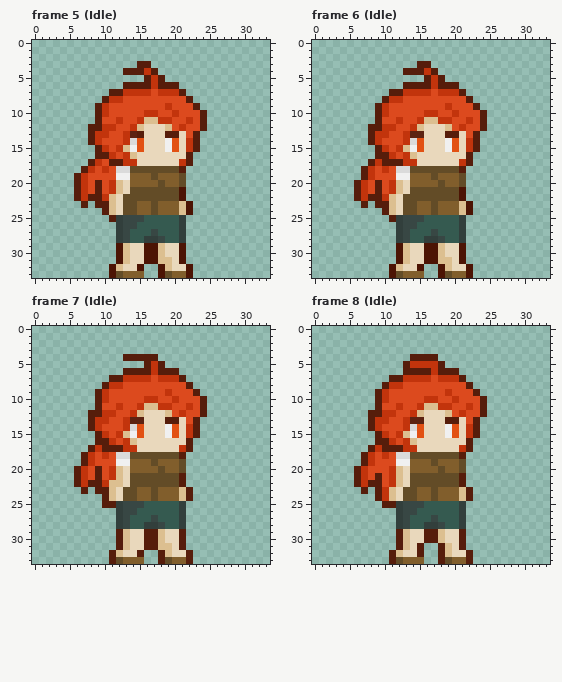
Pixel-art file -- Sprites/MC/MCv2.aseprite. Above is the file before it was changed.
34x34 pixels, 33 frames. Shown: frame 5 (Idle), frame 6 (Idle), frame 7 (Idle), frame 8 (Idle). The commit also changed other frames, which this record leaves out.
Once edited:
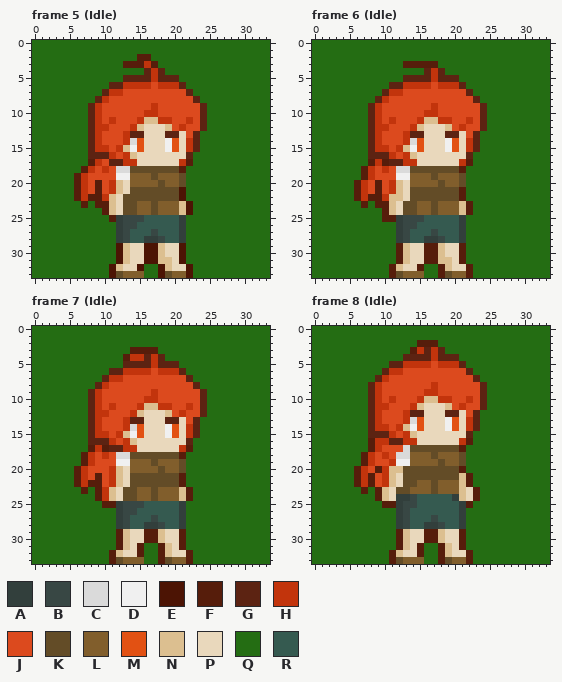
Palette (. is transparent): A #323f3c  B #384744  C #dadada  D #f0f0f0  E #4c1404  F #561d0b  G #5c2312  H #c2340c  J #dc4a1e  K #634c27  L #815e2c  M #e25113  N #dcbf90  P #e9d8bc  Q #246d13  R #355a50
The exact change:
layer "Background" now shown
Changed rows in their new state; - is an unchanged pixel.
Frame 5 (Idle), layers "body", "Background":
first column x 0:
 0 QQQQQQQQQQQQQQQQQQQQQQQQQQQQQQQQQQ
 1 QQQQQQQQQQQQQQQQQQQQQQQQQQQQQQQQQQ
 2 QQQQQQQQQQQQQQQFFQQQQQQQQQQQQQQQQQ
 3 QQQQQQQQQQQQQFF-HFQQQQQQQQQQQQQQQQ
 4 QQQQQQQQQQQQQQQQGHGQQQQQQQQQQQQQQQ
 5 QQQQQQQQQQQQQGGGG-GGGQQQQQQQQQQQQQ
 6 QQQQQQQQQQQGGHHHHJHHHGQQQQQQQQQQQQ
 7 QQQQQQQQQQGHHJJJJ-JJJJGQQQQQQQQQQQ
 8 QQQQQQQQQGHJJ---------JGQQQQQQQQQQ
 9 QQQQQQQQGHJ------H-J---JGQQQQQQQQQ
10 QQQQQQQQGHJ---------J---GQQQQQQQQQ
11 QQQQQQQQGH-HJ-----------GQQQQQQQQQ
12 QQQQQQQQGH-J------------GQQQQQQQQQ
13 QQQQQQQQG-J----G---GG--GQQQQQQQQQQ
14 QQQQQQQQG--------------GQQQQQQQQQQ
15 QQQQQQQQGH-------------GQQQQQQQQQQ
16 QQQQQQQQGGG-----------GQQQQQQQQQQQ
17 QQQQQQQQ---GG----------QQQQQQQQQQQ
18 QQQQQQQ---------------QQQQQQQQQQQQ
19 QQQQQQ----------------QQQQQQQQQQQQ
20 QQQQQQ----------------QQQQQQQQQQQQ
21 QQQQQQ----------------QQQQQQQQQQQQ
22 QQQQQQ----------------QQQQQQQQQQQQ
23 QQQQQQQ-Q--------------QQQQQQQQQQQ
24 QQQQQQQQQQ-------------QQQQQQQQQQQ
25 QQQQQQQQQQQ-----------QQQQQQQQQQQQ
26 QQQQQQQQQQQQ----------QQQQQQQQQQQQ
27 QQQQQQQQQQQQ----------QQQQQQQQQQQQ
28 QQQQQQQQQQQQ----------QQQQQQQQQQQQ
29 QQQQQQQQQQQQ----------QQQQQQQQQQQQ
30 QQQQQQQQQQQQ----------QQQQQQQQQQQQ
31 QQQQQQQQQQQQ----------QQQQQQQQQQQQ
32 QQQQQQQQQQQ-----QQ-----QQQQQQQQQQQ
33 QQQQQQQQQQQ-----QQ-----QQQQQQQQQQQ
Frame 6 (Idle), layers "body", "Background":
first column x 0:
 0 QQQQQQQQQQQQQQQQQQQQQQQQQQQQQQQQQQ
 1 QQQQQQQQQQQQQQQQQQQQQQQQQQQQQQQQQQ
 2 QQQQQQQQQQQQQQQQQQQQQQQQQQQQQQQQQQ
 3 QQQQQQQQQQQQQFF--FQQQQQQQQQQQQQQQQ
 4 QQQQQQQQQQQQQQQQGHGQQQQQQQQQQQQQQQ
 5 QQQQQQQQQQQQQGGGG-GGGQQQQQQQQQQQQQ
 6 QQQQQQQQQQQGGHHHHJHHHGQQQQQQQQQQQQ
 7 QQQQQQQQQQGHHJJJJ-JJJJGQQQQQQQQQQQ
 8 QQQQQQQQQGHJJ---------JGQQQQQQQQQQ
 9 QQQQQQQQGHJ------H-J---JGQQQQQQQQQ
10 QQQQQQQQGHJ---------J---GQQQQQQQQQ
11 QQQQQQQQGH-HJ-----------GQQQQQQQQQ
12 QQQQQQQQGH-J------------GQQQQQQQQQ
13 QQQQQQQQG-J--------GG--GQQQQQQQQQQ
14 QQQQQQQQG--------------GQQQQQQQQQQ
15 QQQQQQQQGH-------------GQQQQQQQQQQ
16 QQQQQQQQGGG-----------GQQQQQQQQQQQ
17 QQQQQQQQ---GG----------QQQQQQQQQQQ
18 QQQQQQQ---------------QQQQQQQQQQQQ
19 QQQQQQQ---------------QQQQQQQQQQQQ
20 QQQQQQ----------------QQQQQQQQQQQQ
21 QQQQQQ---------------FQQQQQQQQQQQQ
22 QQQQQQ------NP-------FQQQQQQQQQQQQ
23 QQQQQQQ-Q-------------FQQQQQQQQQQQ
24 QQQQQQQQQQ------------FQQQQQQQQQQQ
25 QQQQQQQQQQF-----------QQQQQQQQQQQQ
26 QQQQQQQQQQQQ----------QQQQQQQQQQQQ
27 QQQQQQQQQQQQ----------QQQQQQQQQQQQ
28 QQQQQQQQQQQQ----------QQQQQQQQQQQQ
29 QQQQQQQQQQQQF---FF---FQQQQQQQQQQQQ
30 QQQQQQQQQQQQF---FF---FQQQQQQQQQQQQ
31 QQQQQQQQQQQQF---FF---FQQQQQQQQQQQQ
32 QQQQQQQQQQQF---FQQF---FQQQQQQQQQQQ
33 QQQQQQQQQQQF----QQF---FQQQQQQQQQQQ
Frame 7 (Idle), layers "body", "Background":
first column x 0:
 0 QQQQQQQQQQQQQQQQQQQQQQQQQQQQQQQQQQ
 1 QQQQQQQQQQQQQQQQQQQQQQQQQQQQQQQQQQ
 2 QQQQQQQQQQQQQQQQQQQQQQQQQQQQQQQQQQ
 3 QQQQQQQQQQQQQQFFFFQQQQQQQQQQQQQQQQ
 4 QQQQQQQQQQQQQ-HHGHGQQQQQQQQQQQQQQQ
 5 QQQQQQQQQQQQQGGGG-GGGQQQQQQQQQQQQQ
 6 QQQQQQQQQQQGGHHHHJHHHGQQQQQQQQQQQQ
 7 QQQQQQQQQQGHHJJJJ-JJJJGQQQQQQQQQQQ
 8 QQQQQQQQQGHJJ---------JGQQQQQQQQQQ
 9 QQQQQQQQGHJ------H-J---JGQQQQQQQQQ
10 QQQQQQQQGHJ---------J---GQQQQQQQQQ
11 QQQQQQQQGH-HJ-----------GQQQQQQQQQ
12 QQQQQQQQGH-J------------GQQQQQQQQQ
13 QQQQQQQQG-J--------GG--GQQQQQQQQQQ
14 QQQQQQQQG--------------GQQQQQQQQQQ
15 QQQQQQQQGH-------------GQQQQQQQQQQ
16 QQQQQQQQGGG-----------GQQQQQQQQQQQ
17 QQQQQQQQ---GG----------QQQQQQQQQQQ
18 QQQQQQQ---------------QQQQQQQQQQQQ
19 QQQQQQQ---------------QQQQQQQQQQQQ
20 QQQQQQ---J------------QQQQQQQQQQQQ
21 QQQQQQ----------------QQQQQQQQQQQQ
22 QQQQQQ----JH----------QQQQQQQQQQQQ
23 QQQQQQQ-Q-H------------QQQQQQQQQQQ
24 QQQQQQQQQFH------------QQQQQQQQQQQ
25 QQQQQQQQQQ------------QQQQQQQQQQQQ
26 QQQQQQQQQQQQ----------QQQQQQQQQQQQ
27 QQQQQQQQQQQQ----------QQQQQQQQQQQQ
28 QQQQQQQQQQQQ----------QQQQQQQQQQQQ
29 QQQQQQQQQQQQ----------QQQQQQQQQQQQ
30 QQQQQQQQQQQQ----------QQQQQQQQQQQQ
31 QQQQQQQQQQQQ---FQQF---QQQQQQQQQQQQ
32 QQQQQQQQQQQ-----QQ-----QQQQQQQQQQQ
33 QQQQQQQQQQQ-----QQ-----QQQQQQQQQQQ
Frame 8 (Idle), layers "body", "Background":
first column x 0:
 0 QQQQQQQQQQQQQQQQQQQQQQQQQQQQQQQQQQ
 1 QQQQQQQQQQQQQQQQQQQQQQQQQQQQQQQQQQ
 2 QQQQQQQQQQQQQQQFFFQQQQQQQQQQQQQQQQ
 3 QQQQQQQQQQQQQQFHGHGQQQQQQQQQQQQQQQ
 4 QQQQQQQQQQQQQGGGGHGGGQQQQQQQQQQQQQ
 5 QQQQQQQQQQQGGH---JHHHGQQQQQQQQQQQQ
 6 QQQQQQQQQQGHHJJJJJJJJJGQQQQQQQQQQQ
 7 QQQQQQQQQGHJJJJJJ-JJJJJGQQQQQQQQQQ
 8 QQQQQQQQGHJJJ----H----JJGQQQQQQQQQ
 9 QQQQQQQQGHJ-----HH-J---JGQQQQQQQQQ
10 QQQQQQQQGHJH---HNNHHJ-H-GQQQQQQQQQ
11 QQQQQQQQGHH-J-HNPPPN-HJ-GQQQQQQQQQ
12 QQQQQQQQGHJJ-HGG---GGP-GQQQQQQQQQQ
13 QQQQQQQQG-J---CM---DM-HGQQQQQQQQQQ
14 QQQQQQQQG-H-HND--------GQQQQQQQQQQ
15 QQQQQQQQGGGHJHNP---PP-GQQQQQQQQQQQ
16 QQQQQQQQFHHGG-H------H-QQQQQQQQQQQ
17 QQQQQQQQ--JJJCKKKKKKKFQQQQQQQQQQQQ
18 QQQQQQQ-------LLL-LLLKQQQQQQQQQQQQ
19 QQQQQQQ----H-----LK---QQQQQQQQQQQQ
20 QQQQQQ---FHN-KKKKK-KKFQQQQQQQQQQQQ
21 QQQQQQ--FJHNPK-------NFQQQQQQQQQQQ
22 QQQQQQ---JHNPK-LL-LLLNFQQQQQQQQQQQ
23 QQQQQQQ-Q-NPK-L-------PFQQQQQQQQQQ
24 QQQQQQQQQ-NPAABRRRRRA-PFQQQQQQQQQQ
25 QQQQQQQQQQ-----R------FQQQQQQQQQQQ
26 QQQQQQQQQQQQ--R-------QQQQQQQQQQQQ
27 QQQQQQQQQQQQ----------QQQQQQQQQQQQ
28 QQQQQQQQQQQQ----------QQQQQQQQQQQQ
29 QQQQQQQQQQQQ----------QQQQQQQQQQQQ
30 QQQQQQQQQQQQ----------QQQQQQQQQQQQ
31 QQQQQQQQQQQQ----QQ----QQQQQQQQQQQQ
32 QQQQQQQQQQQ-----QQ-----QQQQQQQQQQQ
33 QQQQQQQQQQQ-----QQ-----QQQQQQQQQQQ
Changed places in both pictures, as pixel boxes (x1, y1, x2, y2):
changed: (32, 40, 270, 278)
changed: (312, 40, 550, 278)
changed: (32, 326, 270, 564)
changed: (312, 326, 550, 564)
